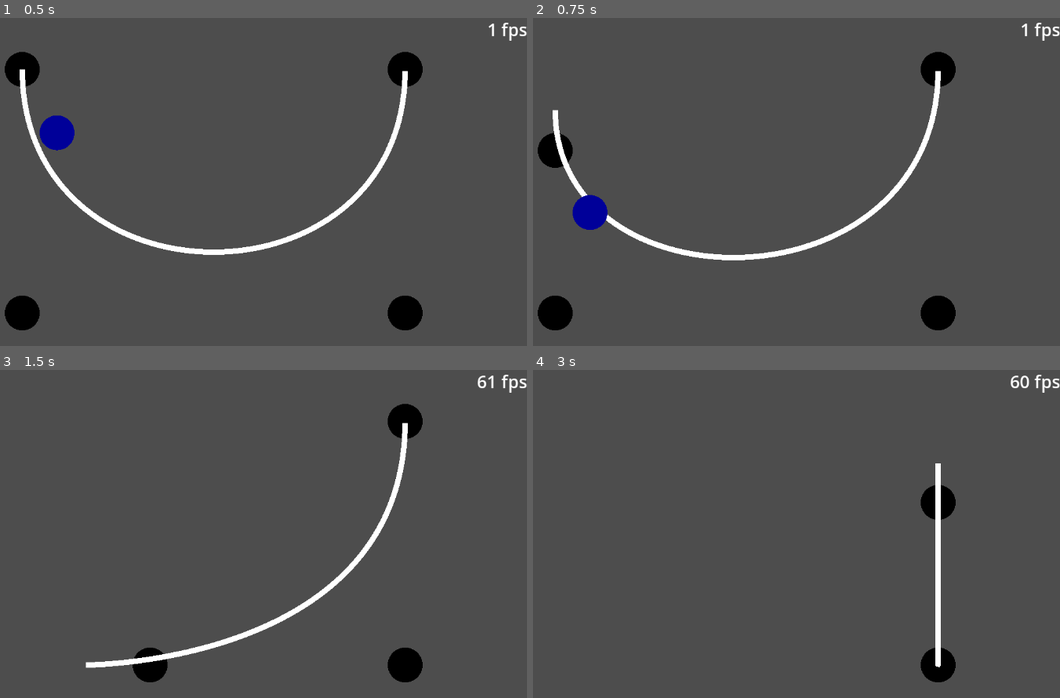
Above: before the commit, frames 1-4 (two rows, left to right).
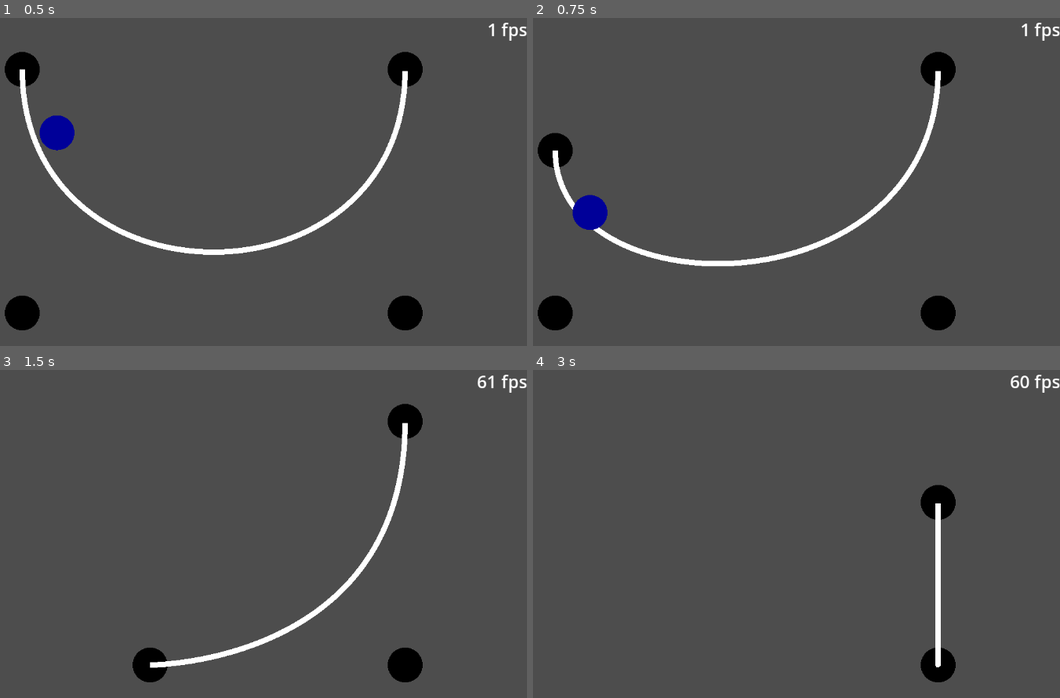
Above: after the commit, the same moments.

Repository: alideno/Godot-Cubic-Bezier-Curve-Generator
Game: Godot game, scene res://testing_ground.tscn
Two runs of this game, one before a commit and one after it. Both use one fixed random seed, a clock stepped at 60 frames per second and the inputs below. The engine's default icon, where the game draws it, is replaced by a stand-in: a white triangle on a blue panel in a dark square.
Inputs (mouse positions are in pixels of both pictures, inside the frame that each line leads up to):
- Up to frame 1 (0.5 s): no input
- Up to frame 2 (0.75 s): drag from (554, 70) to (554, 313) at 0.52 s
- Up to frame 3 (1.5 s): drag from (21, 665) to (405, 665) at 1.27 s
- Up to frame 4 (3 s): tap Enter at 2 s; click (938, 665) at 2.17 s; tap Space at 2.75 s; drag from (938, 422) to (938, 665) at 2.77 s

Frame 1 is identical in both runs. In frame 2, 2.1% of the frame differs, in the area x 3-78%, y 18-76%; in frame 3, 2.4%, in the area x 16-78%, y 19-91%; in frame 4, 0.1%.

Commit message:
V-Sync can be enabled again, 60 fps stable on an office laptop

Diff:
--- a/project.godot
+++ b/project.godot
@@ -15,10 +15,6 @@
 config/features=PackedStringArray("4.6")
 config/icon="res://icon.svg"
 
-[display]
-
-window/vsync/vsync_mode=0
-
 [rendering]
 
 anti_aliasing/quality/msaa_2d=1
--- a/scripts/cubic_bezier_curve.gd
+++ b/scripts/cubic_bezier_curve.gd
@@ -32,7 +32,7 @@
 
 func _process(_delta: float) -> void:
 
-	if Engine.get_process_frames() % 5 == 0:
+	if Engine.get_process_frames() % 2 == 0:
 		for i in range(4):
 			if to_local(control_points[i].global_position) != points[i]:
 				points = [
Not shown, changed: README.md
